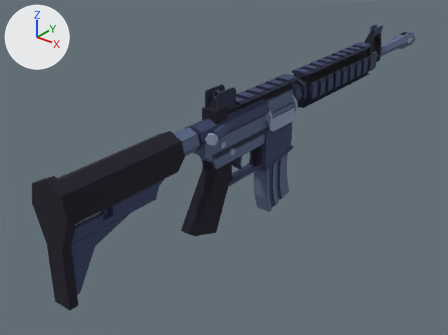
An edit to the OBJ model data/models/m4/m4.obj, drawn before and after from the same camera.
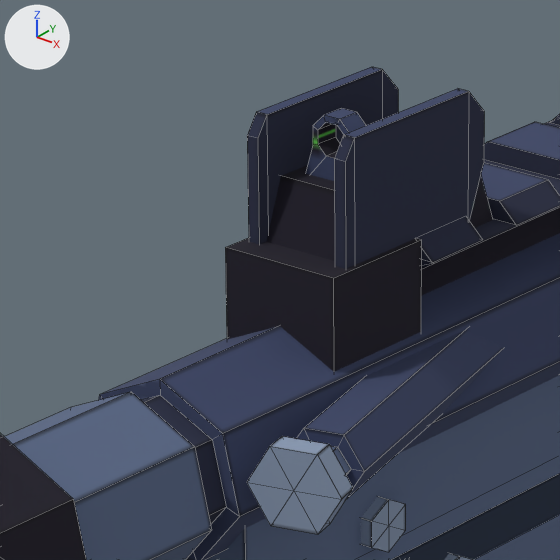
Old and new are each drawn whole from a 50 mm lens placed at (2.53, -3.79, 1.81), pointed at (-0.31, -0.24, -0.39) and again close up on the part from 38% to 55% of the width and 22% to 45% of the height. Lighting does not change. The marker at upper left points along +X, +Y and +Z. The close-ups show mesh edges as thin lines. Where no turn or scale is listed for an object, it has been applied to the vertices.

Objects in the first close-up: 'cuboid.013', 'cuboid.014', 'cuboid.015', 'cuboid.041', 'cuboid.042', 'cuboid.048', 'cuboid.052', 'cylinder.002', 'cylinder.006', 'cylinder.007', 'cylinder.015', 'cylinder.016'.
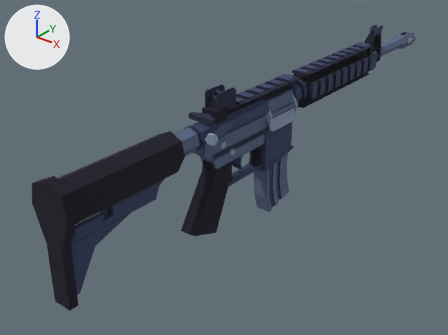
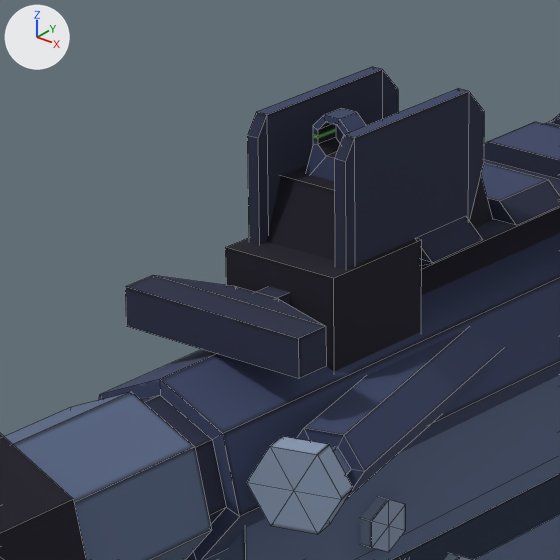
Pixel boxes [x1, y1, x2, y2] of what changed, in the close-ups (560 x 560 px):
'cylinder.006', reshaped (not visible afterwards): before [4, 233, 560, 560]
'cylinder.003', reshaped (not visible before): after [4, 233, 560, 560]
'cylinder.015', reshaped (316% wider, 180% taller): before [305, 108, 366, 181]; after [247, 329, 504, 535]
'cylinder.016', reshaped (not visible afterwards): before [247, 329, 504, 535]
'cuboid.052', reshaped (not visible afterwards): before [225, 238, 421, 372]
'cuboid.054', reshaped (not visible before): after [225, 238, 421, 372]
'cuboid.022', reshaped (not visible before): after [125, 275, 326, 379]
'cylinder.001', reshaped (not visible before): after [305, 108, 366, 181]
part 7 of me_cylinder_015, added (blue): after [247, 329, 504, 535]
part 8 of me_cylinder_015, deleted: before [305, 108, 366, 181]
'cuboid.042', unchanged, covered by the edit: before [206, 375, 560, 560]
'cuboid.017', unchanged, uncovered by the edit: after [206, 375, 560, 560]
'cuboid.029', unchanged, uncovered by the edit: after [334, 89, 484, 269]
'cuboid.014', unchanged, covered by the edit: before [334, 89, 484, 269]

Diff of the bpy script that builds the scene:
```diff
--- a/data/models/m4/m4.obj.py
+++ b/data/models/m4/m4.obj.py
@@ me_cuboid_022 @@
-me_cuboid_022.from_pydata(...)  # 8 vertices, 6 faces; spans x -0.131..-0.112, y 1.337..1.462, z 0.112..0.262
+me_cuboid_022.from_pydata(...)  # 20 vertices, 18 faces; spans x -0.1..0.1, y -0.881..0.181, z 0.281..0.319
+# me_cuboid_022 part 1: 20 vertices added at x -0.1..0.1, y -0.881..0.181, z 0.281..0.319
 me_cuboid_022.materials.append(mat_m_9302fecb_b05e_dc4a_3183_5948f359a804)
@@ me_cuboid_052 @@
-me_cuboid_052.from_pydata(...)  # 8 vertices, 6 faces; spans x -0.0625..0.0625, y -0.7875..-0.6625, z 0.2375..0.3375
+me_cuboid_052.from_pydata(...)  # 12 vertices, 10 faces; spans x -0.0188..0.0188, y -1.7875..-1.7, z -0.0562..0.0688
+# me_cuboid_052 part 2: 8 vertices removed from x -0.0625..0.0625, y -0.7875..-0.6625, z 0.2375..0.3375
 me_cuboid_052.materials.append(mat_m_9302fecb_b05e_dc4a_3183_5948f359a804)
@@ me_cuboid_054 @@
-me_cuboid_054.from_pydata(...)  # 24 vertices, 22 faces; spans x -0.062..0.062, y -1.064..-0.58, z -0.597..-0.02
+me_cuboid_054.from_pydata(...)  # 8 vertices, 6 faces; spans x -0.062..0.062, y -0.788..-0.663, z 0.238..0.338
+# me_cuboid_054 part 3: 8 vertices added at x -0.062..0.062, y -0.788..-0.663, z 0.238..0.338, forming a box
 me_cuboid_054.materials.append(mat_m_9302fecb_b05e_dc4a_3183_5948f359a804)
@@ me_cylinder_001 @@
-me_cylinder_001.from_pydata(...)  # 18 vertices, 24 faces; spans x -0.077..0.077, y 0.338..1.462, z 0.21..0.319
+me_cylinder_001.from_pydata(...)  # 32 vertices, 32 faces; spans x -0.034..0.034, y -0.712..-0.687, z 0.384..0.453
+# me_cylinder_001 part 4: 32 vertices added at x -0.034..0.034, y -0.712..-0.687, z 0.384..0.453
 me_cylinder_001.materials.append(mat_m_9302fecb_b05e_dc4a_3183_5948f359a804)
@@ me_cylinder_003 @@
-me_cylinder_003.from_pydata(...)  # 18 vertices, 24 faces; spans x -0.077..0.077, y 0.338..1.462, z 0.056..0.165
+me_cylinder_003.from_pydata(...)  # 44 vertices, 49 faces; spans x -0.089..0.089, y -1.237..-0.2, z 0.113..0.277
+# me_cylinder_003 part 5: 44 vertices added at x -0.089..0.089, y -1.237..-0.2, z 0.113..0.277
 me_cylinder_003.materials.append(mat_m_9302fecb_b05e_dc4a_3183_5948f359a804)
@@ me_cylinder_006 @@
-me_cylinder_006.from_pydata(...)  # 44 vertices, 49 faces; spans x -0.089..0.089, y -1.237..-0.2, z 0.113..0.277
+me_cylinder_006.from_pydata(...)  # 24 vertices, 24 faces; spans x -0.074..0.074, y 2.425..2.487, z 0.122..0.253
+# me_cylinder_006 part 6: 44 vertices removed from x -0.089..0.089, y -1.237..-0.2, z 0.113..0.277
 me_cylinder_006.materials.append(mat_m_9302fecb_b05e_dc4a_3183_5948f359a804)
@@ me_cylinder_015 @@
-me_cylinder_015.from_pydata(...)  # 32 vertices, 32 faces; spans x -0.0342..0.0342, y -0.7125..-0.6875, z 0.3842..0.4533
+me_cylinder_015.from_pydata(...)  # 38 vertices, 42 faces; spans x -0.0218..0.1852, y -0.9505..-0.458, z 0.1688..0.2438
+# me_cylinder_015 part 7: 38 vertices added at x -0.0218..0.1852, y -0.9505..-0.458, z 0.1688..0.2438
+# me_cylinder_015 part 8: 32 vertices removed from x -0.0342..0.0342, y -0.7125..-0.6875, z 0.3842..0.4533
 me_cylinder_015.materials.append(mat_m_9302fecb_b05e_dc4a_3183_5948f359a804)
@@ me_cylinder_016 @@
-me_cylinder_016.from_pydata(...)  # 38 vertices, 42 faces; spans x -0.022..0.185, y -0.951..-0.458, z 0.169..0.244
+me_cylinder_016.from_pydata(...)  # 58 vertices, 63 faces; spans x -0.133..0.133, y 0.175..1.337, z 0.069..0.321
+# me_cylinder_016 part 9: 38 vertices removed from x -0.022..0.185, y -0.951..-0.458, z 0.169..0.244
 me_cylinder_016.materials.append(mat_m_9302fecb_b05e_dc4a_3183_5948f359a804)
```
